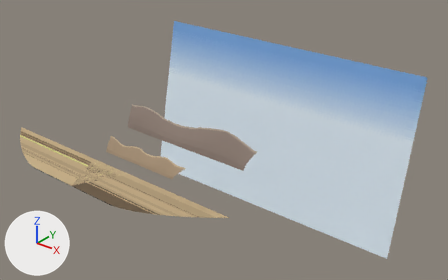
The glTF model godot/assets/models/battle/bg_mountain.glb as it was, and as the next commit left it.
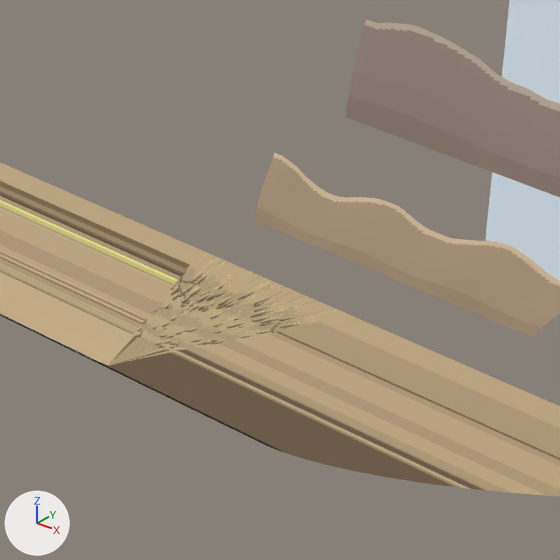
Each version appears first whole from a 50 mm lens placed at (114.7, -82.4, 78.5), pointed at (4.1, 55.8, -7.2), and next in a close-up on the part from 10% to 40% of the width and 36% to 83% of the height. The lights are fixed; the arrows at lower left show +X, +Y and +Z. The older version's two pictures come first.

Objects in the first close-up: 'ground', 'sky', 'unlit_mtn_far', 'unlit_mtn_near'.
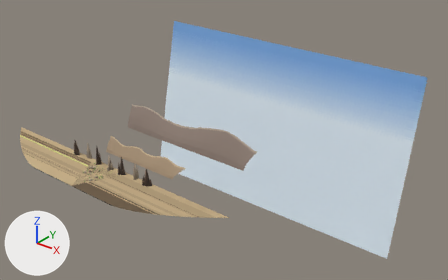
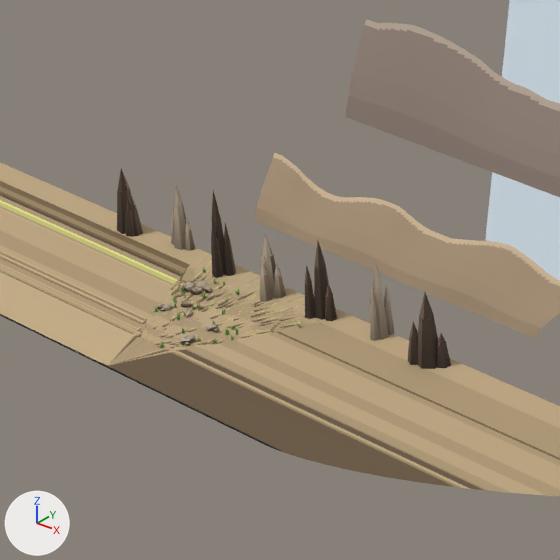
What changed in the scene script:
```text
Add mat_unlit_decor:
    mat_unlit_decor = bpy.data.materials.new('unlit_decor')
    # nodes: BsdfPrincipled, Mix, OutputMaterial, VertexColor
    # colours: white #e7e7e7, mixed with the vertex colours
Add me_mountain_decor:
    me_mountain_decor.from_pydata(...)  # 1887 vertices, 2142 faces; spans x -13.7..15.8, y 2.9..13.2, z 0.0..5.8
    me_mountain_decor.materials.append(mat_unlit_decor)
Add ob_mountain_decor:
    ob_mountain_decor = bpy.data.objects.new('mountain_decor', me_mountain_decor)
    ob_mountain_decor.location = (0.0, 0.0, 0.0)
```

Where the change shows, as pixel boxes (x1, y1, x2, y2) in the close-ups (560 x 560 px):
'mountain_decor', added: after (117, 168, 451, 369)
